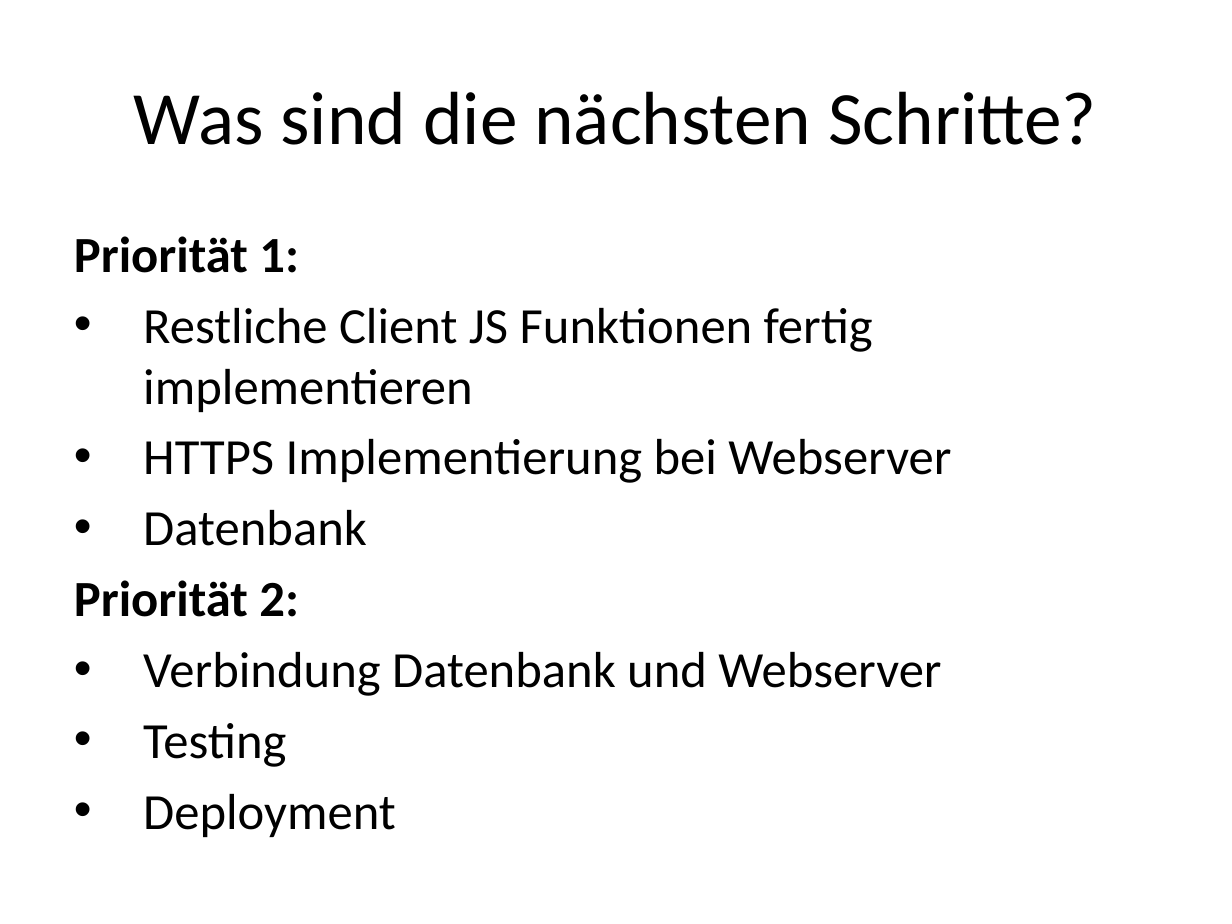
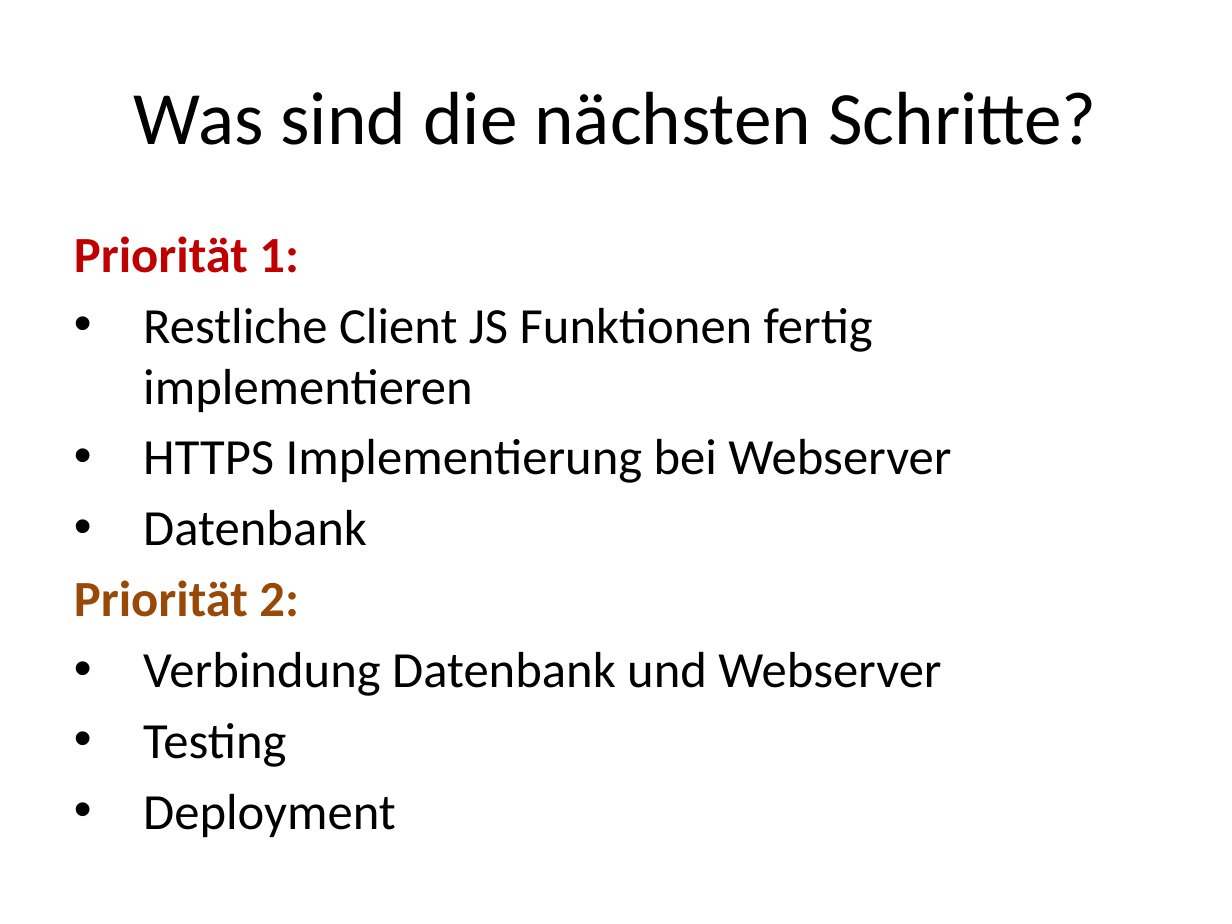
Before and after one commit to valeriapag/E-Mood-Tracker, a slide deck: slide 5 of Doku/Präsentation.pptx. Drawn at 1232x924 pixels with LibreOffice and Linux fonts; fonts in the diff are those of the drawing. Boxes give left, top, right and bottom in pixels: in the first picture for what was removed or moved away, otherwise in the second. Text is boxed around its words. In the diff, an @@ line names an element or a change of style, - is before the commit and + after.

```diff
--- a/Doku/Präsentation.pptx
+++ b/Doku/Präsentation.pptx
@@ text at (74,236,299,617): text colour #000000 to #C00000 in "Priorität 1:"; text colour #000000 to #984807 in "Priorität 2:" @@
```
Also in this commit, not shown: 2 other slides changed.
